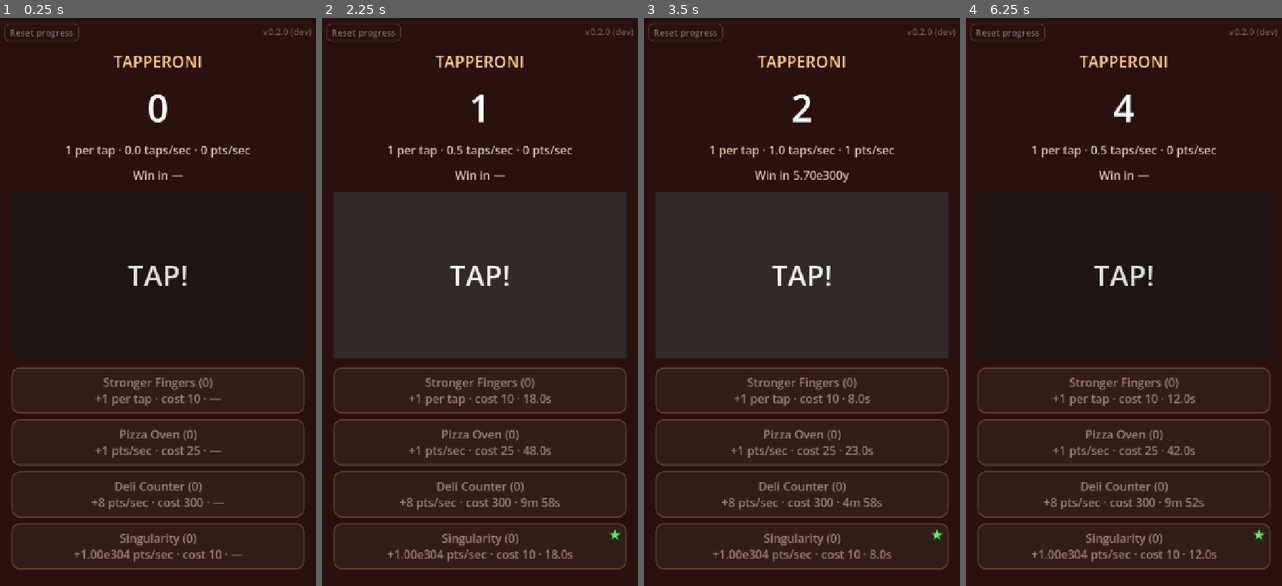
Above: before the commit, frames 1-4 (left to right).
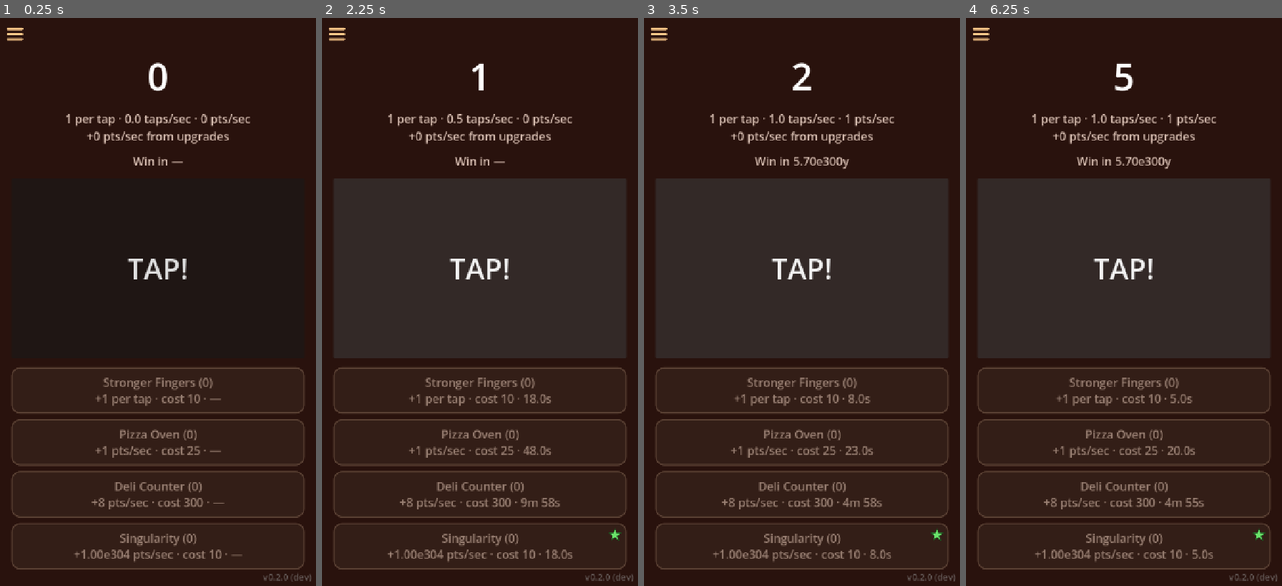
Above: after the commit, the same moments.

Repository: DukeOfEtiquette/tapperoni
Game: Godot game, scene res://scenes/main.tscn
Same seed, same stepped clock (60 frames per second), same inputs: the game is played once before the commit and once after it.
Inputs (mouse positions are in pixels of both pictures, inside the frame that each line leads up to):
- Up to frame 1 (0.25 s): no input
- Up to frame 2 (2.25 s): click (363, 35) at 0.5 s, where only the run before the commit has a clickable "Reset progress"; click (337, 35) at 1.27 s; click "TAP!" at 2 s
- Up to frame 3 (3.5 s): click "TAP!" at 2.75 s
- Up to frame 4 (6.25 s): click "TAP!" at 3.5 s; move the mouse to (1193, 273) at 4.27 s; click (1193, 273) at 4.42 s; drag from (1060, 330) to (1108, 421) at 5.02 s; move the mouse to (1155, 177) at 5.77 s; click (1155, 177) at 5.92 s

The runs differ from the first frame. In frame 1, 2.8% of the frame differs, in the area x 1-99%, y 1-100%; in frame 2, 4.9%; in frame 3, 5.2%; in frame 4, 6.0%.

Commit message:
Add a slide-in side menu holding the reset button
A drawer slides in from the left: opened by a hamburger button (top-left)
or a swipe from the left edge, and closed by its own hamburger, a tap
beside it, a swipe back, or Android's back button (which otherwise quits,
so quit_on_go_back is now off). It follows the finger and snaps the way a
flick was going, else by how far out it is.

The reset button moves into the menu, the version label to the
bottom-right, and the TAPPERONI title is gone. The "+N pts/sec from
upgrades" line now always shows, even at 0.

Closes #2

Co-Authored-By: Claude Opus 5.5 <noreply@anthropic.com>
Claude-Session: https://claude.ai/code/session_01Adit54NgQr99XCAgxT4cSp

Diff:
--- /dev/null
+++ b/icons/menu.svg
@@ -0,0 +1,7 @@
+<svg xmlns="http://www.w3.org/2000/svg" width="48" height="48" viewBox="0 0 48 48">
+  <g fill="#ffcc8c">
+    <rect x="6" y="10" width="36" height="5" rx="2.5"/>
+    <rect x="6" y="21.5" width="36" height="5" rx="2.5"/>
+    <rect x="6" y="33" width="36" height="5" rx="2.5"/>
+  </g>
+</svg>
--- a/project.godot
+++ b/project.godot
@@ -15,6 +15,7 @@
 run/main_scene="res://scenes/main.tscn"
 config/features=PackedStringArray("4.7", "GL Compatibility")
 config/icon="res://icon.svg"
+config/quit_on_go_back=false
 
 [autoload]
 
--- a/scenes/main.tscn
+++ b/scenes/main.tscn
@@ -1,6 +1,8 @@
-[gd_scene load_steps=2 format=3]
+[gd_scene load_steps=4 format=3]
 
 [ext_resource type="Script" path="res://scripts/main.gd" id="1_main"]
+[ext_resource type="Texture2D" path="res://icons/menu.svg" id="2_menu_icon"]
+[ext_resource type="PackedScene" path="res://scenes/side_menu.tscn" id="3_side_menu"]
 
 [node name="Main" type="Control"]
 layout_mode = 3
@@ -36,12 +38,6 @@
 layout_mode = 2
 theme_override_constants/separation = 20
 
-[node name="Title" type="Label" parent="Margin/VBox"]
-layout_mode = 2
-theme_type_variation = &"HeadingLabel"
-text = "TAPPERONI"
-horizontal_alignment = 1
-
 [node name="CountLabel" type="Label" parent="Margin/VBox"]
 unique_name_in_owner = true
 layout_mode = 2
@@ -53,7 +49,8 @@
 unique_name_in_owner = true
 layout_mode = 2
 theme_type_variation = &"StatLabel"
-text = "1 per tap · 0.0 taps/sec · 0 pts/sec"
+text = "1 per tap · 0.0 taps/sec · 0 pts/sec
++0 pts/sec from upgrades"
 horizontal_alignment = 1
 
 [node name="WinTimeLabel" type="Label" parent="Margin/VBox"]
@@ -96,23 +93,30 @@
 unique_name_in_owner = true
 layout_mode = 1
 theme_type_variation = &"FinePrintLabel"
-anchors_preset = 1
+anchors_preset = 3
 anchor_left = 1.0
+anchor_top = 1.0
 anchor_right = 1.0
+anchor_bottom = 1.0
 offset_left = -260.0
-offset_top = 16.0
+offset_top = -46.0
 offset_right = -16.0
-offset_bottom = 46.0
+offset_bottom = -16.0
 grow_horizontal = 0
+grow_vertical = 0
 text = "v0.2.0 (dev)"
 horizontal_alignment = 2
 
-[node name="ResetButton" type="Button" parent="."]
+[node name="OpenMenuButton" type="Button" parent="."]
 unique_name_in_owner = true
 layout_mode = 1
-offset_left = 16.0
-offset_top = 12.0
-offset_right = 176.0
-offset_bottom = 50.0
-theme_type_variation = &"DangerButton"
-text = "Reset progress"
+offset_left = 8.0
+offset_top = 4.0
+offset_right = 72.0
+offset_bottom = 68.0
+theme_type_variation = &"IconButton"
+icon = ExtResource("2_menu_icon")
+
+[node name="SideMenu" parent="." instance=ExtResource("3_side_menu")]
+unique_name_in_owner = true
+layout_mode = 1
--- /dev/null
+++ b/scenes/side_menu.tscn
@@ -0,0 +1,79 @@
+[gd_scene load_steps=3 format=3]
+
+[ext_resource type="Script" path="res://scripts/side_menu.gd" id="1_menu"]
+[ext_resource type="Texture2D" path="res://icons/menu.svg" id="2_menu_icon"]
+
+[node name="SideMenu" type="Control"]
+layout_mode = 3
+anchors_preset = 15
+anchor_right = 1.0
+anchor_bottom = 1.0
+grow_horizontal = 2
+grow_vertical = 2
+mouse_filter = 2
+script = ExtResource("1_menu")
+
+[node name="ShadePanel" type="Panel" parent="."]
+unique_name_in_owner = true
+visible = false
+layout_mode = 1
+anchors_preset = 15
+anchor_right = 1.0
+anchor_bottom = 1.0
+grow_horizontal = 2
+grow_vertical = 2
+theme_type_variation = &"ShadePanel"
+
+[node name="DrawerPanel" type="Panel" parent="."]
+unique_name_in_owner = true
+visible = false
+layout_mode = 1
+anchors_preset = 9
+anchor_right = 0.85
+anchor_bottom = 1.0
+grow_vertical = 2
+theme_type_variation = &"MenuPanel"
+
+[node name="Margin" type="MarginContainer" parent="DrawerPanel"]
+layout_mode = 1
+anchors_preset = 15
+anchor_right = 1.0
+anchor_bottom = 1.0
+grow_horizontal = 2
+grow_vertical = 2
+mouse_filter = 2
+theme_override_constants/margin_left = 32
+theme_override_constants/margin_top = 72
+theme_override_constants/margin_right = 32
+theme_override_constants/margin_bottom = 48
+
+[node name="VBox" type="VBoxContainer" parent="DrawerPanel/Margin"]
+layout_mode = 2
+mouse_filter = 2
+theme_override_constants/separation = 20
+
+[node name="ResetButton" type="Button" parent="DrawerPanel/Margin/VBox"]
+unique_name_in_owner = true
+custom_minimum_size = Vector2(240, 0)
+layout_mode = 2
+size_flags_horizontal = 4
+theme_type_variation = &"DangerButton"
+text = "Reset progress"
+
+[node name="CloseButton" type="Button" parent="DrawerPanel"]
+unique_name_in_owner = true
+layout_mode = 1
+offset_left = 8.0
+offset_top = 4.0
+offset_right = 72.0
+offset_bottom = 68.0
+theme_type_variation = &"IconButton"
+icon = ExtResource("2_menu_icon")
+
+[node name="EdgeSwipeArea" type="Control" parent="."]
+unique_name_in_owner = true
+layout_mode = 1
+anchors_preset = 9
+anchor_bottom = 1.0
+offset_right = 40.0
+grow_vertical = 2
--- a/scripts/main.gd
+++ b/scripts/main.gd
@@ -1,5 +1,6 @@
 extends Control
-## Main screen: the counter, the tap button and the upgrade list (built from Game.UPGRADES).
+## Main screen: the counter, the tap button and the upgrade list (built from Game.UPGRADES), plus
+## the reset button, which lives in the slide-in %SideMenu but is driven from here.
 
 const UPGRADE_BUTTON_SCENE := preload("res://scenes/upgrade_button.tscn")
 
@@ -31,15 +32,18 @@
 @onready var _away_label: Label = %AwayLabel
 @onready var _win_label: Label = %WinLabel
 @onready var _tap_button: Button = %TapButton
+@onready var _version_label: Label = %VersionLabel
 @onready var _upgrade_list: VBoxContainer = %UpgradeList
-@onready var _version_label: Label = %VersionLabel
-@onready var _reset_button: Button = %ResetButton
+@onready var _open_menu_button: Button = %OpenMenuButton
+@onready var _side_menu: SideMenu = %SideMenu
+@onready var _reset_button: Button = _side_menu.reset_button
 
 
 # ---- lifecycle -------------------------------------------------------------------------------
 
 func _ready() -> void:
 	_tap_button.pressed.connect(_on_tap_button_pressed)
+	_open_menu_button.pressed.connect(_on_open_menu_button_pressed)
 	_reset_button.button_down.connect(_on_reset_button_down)
 	_version_label.text = _version_text()
 	for id: String in Game.UPGRADES:
@@ -78,6 +82,17 @@
 			_until_next_buy = _hold_interval
 
 
+## Android's back button (quit_on_go_back is off in project.godot) closes the side menu if it's
+## open, and otherwise quits, saving first since quit() sends no close request.
+func _notification(what: int) -> void:
+	if what == NOTIFICATION_WM_GO_BACK_REQUEST:
+		if _side_menu.is_open:
+			_side_menu.close()
+		else:
+			Game.save_game()
+			get_tree().quit()
+
+
 # ---- signal handlers -------------------------------------------------------------------------
 
 func _on_tap_button_pressed() -> void:
@@ -89,6 +104,10 @@
 	var t := create_tween()
 	t.tween_property(_tap_button, "scale", Vector2.ONE * TAP_SQUASH_SCALE, TAP_SQUASH_IN)
 	t.tween_property(_tap_button, "scale", Vector2.ONE, TAP_SQUASH_OUT)
+
+
+func _on_open_menu_button_pressed() -> void:
+	_side_menu.open()
 
 
 func _on_upgrade_button_down(id: String) -> void:
@@ -204,16 +223,14 @@
 	return count / window
 
 
-## "N per tap · N.N taps/sec · N pts/sec" (pts/sec = per tap × taps/sec), plus the upgrades'
-## passive income once there is any.
+## "N per tap · N.N taps/sec · N pts/sec" (pts/sec = per tap × taps/sec), then the upgrades'
+## passive income on a second line, shown even at 0 so the player sees what there is.
 func _update_rate() -> void:
 	var taps_per_second := _taps_per_second(RATE_TAP_WINDOW)
 	var per_tap := Game.per_tap()
-	var text := "%s per tap · %.1f taps/sec · %s pts/sec" % [
-		Game.format_number(per_tap), taps_per_second, Game.format_number(per_tap * taps_per_second)]
-	if Game.per_second() > 0.0:
-		text += "\n+%s pts/sec from upgrades" % Game.format_number(Game.per_second())
-	_rate_label.text = text
+	_rate_label.text = "%s per tap · %.1f taps/sec · %s pts/sec\n+%s pts/sec from upgrades" % [
+		Game.format_number(per_tap), taps_per_second, Game.format_number(per_tap * taps_per_second),
+		Game.format_number(Game.per_second())]
 
 
 ## "Win in 3.21e290y": how long until MAX_POINTS at passive income plus the on-screen tap rate,
--- /dev/null
+++ b/scripts/side_menu.gd
@@ -0,0 +1,138 @@
+class_name SideMenu
+extends Control
+## A drawer that slides in from the left with the reset button.
+## It opens with open() (main.gd's menu button) or a swipe from the left edge, and closes with its
+## own menu button, a tap beside it, a swipe back to the left, or close() (main.gd, on Android's
+## back button). A drag moves it with the finger; letting go snaps it open or shut, whichever way
+## a flick was going, else by how far out it is. This script only moves the drawer: main.gd drives
+## reset_button.
+
+const SLIDE_DURATION := 0.2         ## seconds to slide all the way open or shut
+const EDGE_SWIPE_WIDTH := 40.0      ## px from the left edge where a swipe can start opening it
+const SNAP_OPEN_FRACTION := 0.5     ## a released slow drag snaps open past this fraction, else shut
+const FLICK_SPEED := 400.0          ## px/s sideways; a release this fast snaps the way it was going
+const FLICK_WINDOW := 0.1           ## seconds; a drag that stopped this long before release isn't a flick
+const SPEED_SMOOTHING := 0.5        ## weight of each new motion event in the drag speed (0 to 1)
+const TAP_MOVE_LIMIT := 16.0        ## px; a touch beside the drawer moving less is a tap (closes)
+
+var is_open := false                ## where the drawer is headed; false while it's dragged from shut
+
+var _open_amount := 0.0             ## how far out the drawer is: 0 (hidden) to 1 (all the way)
+var _slide_tween: Tween
+var _dragging := false              ## a touch that started on the drawer, beside it, or at the edge
+var _drag_start_amount := 0.0       ## _open_amount when the drag started
+var _drag_distance := 0.0           ## px moved sideways since the drag started (right is +)
+var _drag_speed := 0.0              ## px/s sideways, smoothed over recent motion (right is +)
+var _last_move_time := 0.0          ## seconds (engine ticks) of the drag's last motion, or its start
+
+@onready var reset_button: Button = %ResetButton
+@onready var _shade_panel: Panel = %ShadePanel
+@onready var _drawer_panel: Panel = %DrawerPanel
+@onready var _close_button: Button = %CloseButton
+@onready var _edge_swipe_area: Control = %EdgeSwipeArea
+
+
+# ---- lifecycle -------------------------------------------------------------------------------
+
+func _ready() -> void:
+	_edge_swipe_area.offset_right = EDGE_SWIPE_WIDTH
+	_edge_swipe_area.gui_input.connect(_on_edge_swipe_area_gui_input)
+	_shade_panel.gui_input.connect(_on_shade_panel_gui_input)
+	_drawer_panel.gui_input.connect(_on_drawer_panel_gui_input)
+	_drawer_panel.resized.connect(_on_drawer_panel_resized)
+	_close_button.pressed.connect(close)
+	_set_open_amount(0.0)
+
+
+# ---- opening and closing ---------------------------------------------------------------------
+
+func open() -> void:
+	_slide_to(true)
+
+
+func close() -> void:
+	_slide_to(false)
+
+
+# ---- signal handlers -------------------------------------------------------------------------
+
+func _on_edge_swipe_area_gui_input(event: InputEvent) -> void:
+	_handle_drag(event, false)
+
+
+func _on_shade_panel_gui_input(event: InputEvent) -> void:
+	_handle_drag(event, true)
+
+
+func _on_drawer_panel_gui_input(event: InputEvent) -> void:
+	_handle_drag(event, false)
+
+
+func _on_drawer_panel_resized() -> void:
+	_set_open_amount(_open_amount)   # keep the same fraction showing at the new width
+
+
+# ---- helpers ---------------------------------------------------------------------------------
+
+## Follows a drag from the left edge, the drawer, or the shade beside it, then snaps open or shut
+## on release; a tap on the shade (`tap_closes`) closes it. Mouse events, which Android emulates
+## from touch, so it works the same on the desktop.
+func _handle_drag(event: InputEvent, tap_closes: bool) -> void:
+	var button := event as InputEventMouseButton
+	if button and button.button_index == MOUSE_BUTTON_LEFT:
+		accept_event()
+		if button.pressed:
+			if _slide_tween:
+				_slide_tween.kill()
+			_dragging = true
+			_drag_start_amount = _open_amount
+			_drag_distance = 0.0
+			_drag_speed = 0.0
+			_last_move_time = _now()
+		elif _dragging:
+			_dragging = false
+			if _now() - _last_move_time > FLICK_WINDOW:
+				_drag_speed = 0.0   # the finger stopped before letting go
+			if tap_closes and absf(_drag_distance) < TAP_MOVE_LIMIT:
+				close()
+			elif absf(_drag_speed) >= FLICK_SPEED:
+				_slide_to(_drag_speed > 0.0)
+			else:
+				_slide_to(_open_amount >= SNAP_OPEN_FRACTION)
+		return
+	var motion := event as InputEventMouseMotion
+	if motion and _dragging:
+		accept_event()
+		var now := _now()
+		var elapsed := now - _last_move_time
+		if elapsed > 0.0:
+			_drag_speed = lerpf(_drag_speed, motion.relative.x / elapsed, SPEED_SMOOTHING)
+		_last_move_time = now
+		_drag_distance += motion.relative.x
+		_set_open_amount(clampf(_drag_start_amount + _drag_distance / _drawer_panel.size.x, 0.0, 1.0))
+
+
+## Slides the rest of the way open or shut, taking the share of SLIDE_DURATION that's left.
+func _slide_to(open_it: bool) -> void:
+	is_open = open_it
+	_edge_swipe_area.visible = not open_it   # it would sit over the drawer's left edge
+	var target := 1.0 if open_it else 0.0
+	if _slide_tween:
+		_slide_tween.kill()
+	_slide_tween = create_tween().set_ease(Tween.EASE_OUT).set_trans(Tween.TRANS_CUBIC)
+	_slide_tween.tween_method(_set_open_amount, _open_amount, target,
+		SLIDE_DURATION * absf(target - _open_amount))
+
+
+## Seconds since the engine started, to time drags.
+func _now() -> float:
+	return Time.get_ticks_usec() / 1e6
+
+
+## Puts the drawer `amount` of the way out (0 to 1) and fades the shade beside it to match.
+func _set_open_amount(amount: float) -> void:
+	_open_amount = amount
+	_drawer_panel.position.x = -_drawer_panel.size.x * (1.0 - amount)
+	_shade_panel.modulate.a = amount
+	_drawer_panel.visible = amount > 0.0
+	_shade_panel.visible = amount > 0.0
--- a/themes/default.tres
+++ b/themes/default.tres
@@ -69,6 +69,33 @@
 
 [sub_resource type="StyleBoxEmpty" id="StyleBoxEmpty_focus"]
 
+[sub_resource type="StyleBoxEmpty" id="StyleBoxEmpty_icon"]
+content_margin_left = 8.0
+content_margin_top = 8.0
+content_margin_right = 8.0
+content_margin_bottom = 8.0
+
+[sub_resource type="StyleBoxFlat" id="StyleBoxFlat_icon_pressed"]
+content_margin_left = 8.0
+content_margin_top = 8.0
+content_margin_right = 8.0
+content_margin_bottom = 8.0
+bg_color = Color(1, 0.8, 0.55, 0.15)
+corner_radius_top_left = 12
+corner_radius_top_right = 12
+corner_radius_bottom_right = 12
+corner_radius_bottom_left = 12
+
+[sub_resource type="StyleBoxFlat" id="StyleBoxFlat_menu_panel"]
+bg_color = Color(0.2, 0.09, 0.06, 1)
+border_width_right = 3
+border_color = Color(1, 0.7, 0.35, 1)
+corner_radius_top_right = 24
+corner_radius_bottom_right = 24
+
+[sub_resource type="StyleBoxFlat" id="StyleBoxFlat_shade"]
+bg_color = Color(0, 0, 0, 0.55)
+
 [sub_resource type="StyleBoxFlat" id="StyleBoxFlat_danger_normal"]
 content_margin_left = 12.0
 content_margin_top = 6.0
@@ -123,9 +150,18 @@
 HeadingLabel/base_type = &"Label"
 HeadingLabel/colors/font_color = Color(1, 0.8, 0.55, 1)
 HeadingLabel/font_sizes/font_size = 36
+IconButton/base_type = &"Button"
+IconButton/styles/focus = SubResource("StyleBoxEmpty_focus")
+IconButton/styles/hover = SubResource("StyleBoxEmpty_icon")
+IconButton/styles/normal = SubResource("StyleBoxEmpty_icon")
+IconButton/styles/pressed = SubResource("StyleBoxFlat_icon_pressed")
+MenuPanel/base_type = &"Panel"
+MenuPanel/styles/panel = SubResource("StyleBoxFlat_menu_panel")
 NoticeLabel/base_type = &"Label"
 NoticeLabel/colors/font_color = Color(0.6, 0.9, 0.6, 1)
 NoticeLabel/font_sizes/font_size = 26
+ShadePanel/base_type = &"Panel"
+ShadePanel/styles/panel = SubResource("StyleBoxFlat_shade")
 StatLabel/base_type = &"Label"
 StatLabel/colors/font_color = Color(0.85, 0.75, 0.7, 1)
 StatLabel/font_sizes/font_size = 26
Not shown, added: icons/menu.svg.import
Not shown, added: scripts/side_menu.gd.uid
Not shown: 1 places in themes/default.tres that only renumber resources
Not shown, changed: CLAUDE.md
